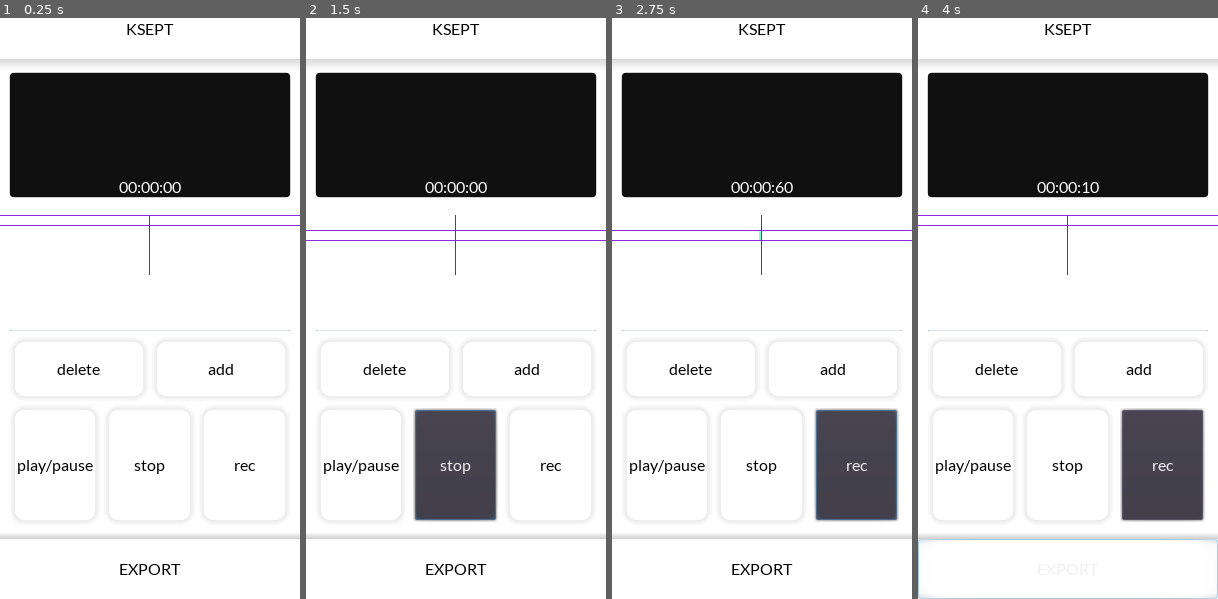
Above: before the commit, frames 1-4 (left to right).
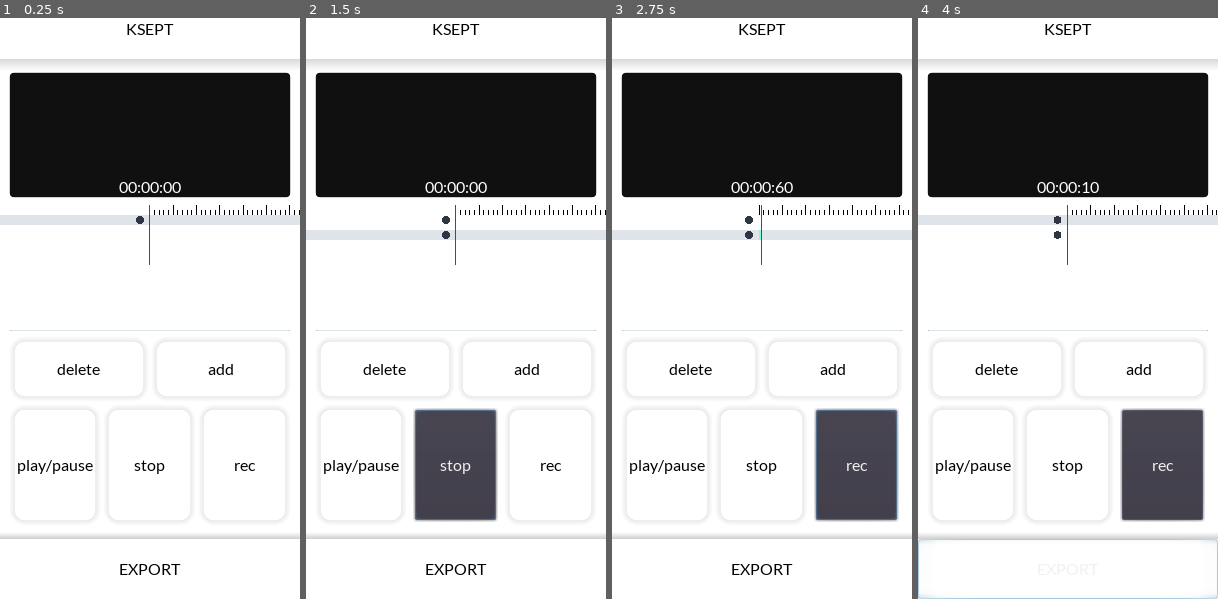
Above: after the commit, the same moments.

Repository: kahagino/ksept_recorder
Game: Godot game, scene res://scenes/main.tscn
Same seed, same stepped clock (60 frames per second), same inputs: the game is played once before the commit and once after it.
Inputs:
- Up to frame 1 (0.25 s): no input
- Up to frame 2 (1.5 s): click "add" at 0.5 s; click "stop" at 1.25 s
- Up to frame 3 (2.75 s): click "rec" at 2 s
- Up to frame 4 (4 s): tap Enter (ui_accept) at 2.75, 3.02, 3.77 s; hold Right (ui_right) 2.78-3.53 s; hold Down (ui_down) from 3.53 s (still down)

The runs differ from the first frame. In frame 1, 2.0% of the frame differs, in the area x 0-100%, y 32-45%; in frame 2, 2.0%; in frame 3, 2.0%; in frame 4, 2.0%.

Commit message:
🚧 added time scale ui

Diff:
--- a/ui_components/tracks_ui.gd
+++ b/ui_components/tracks_ui.gd
@@ -12,15 +12,17 @@
 	Global.audio_manager.connect("cursor_updated", self, "_on_cursor_updated")
 
 func _draw()->void:
+	_draw_time_scale()
+	_draw_focused_track(Global.get_focused_track_index())
+
 	var tracks = Global.get_tracks()
 	for i in range(tracks.size()):
+		_draw_track_circle(i) # to indicate that a track is available
 		if tracks[i].is_defined():
 			_draw_track(tracks[i].start_t_stamp, tracks[i].end_t_stamp, i)
 		elif tracks[i].is_start_set:
 			# dynamic size when recording:
 			_draw_track(tracks[i].start_t_stamp, Global.get_cursor_pos(), i)
-
-	_draw_focused_track(Global.get_focused_track_index())
 
 	_draw_cursor()
 
@@ -39,6 +41,7 @@
 	return rect_size.x / 60.0
 
 func _draw_track(start_t_stamp:float, end_t_stamp:float, i:int)->FuncRef:
+	print("draw track")
 	var time_to_pos_scale = get_time_to_pos_scale()
 	var track_start_pos = time_to_pos_scale * start_t_stamp
 	var track_end_pos = time_to_pos_scale * end_t_stamp
@@ -52,16 +55,22 @@
 		Color.aquamarine,
 		true)
 
+func _draw_track_circle(i:int)->FuncRef:
+	var rect_pos = get_time_to_pos_scale() * view_offset + view_pos + Vector2(
+		-10,
+		i * tracks_thickness +  i * v_separation + tracks_thickness/2)
+	return draw_circle(rect_pos, 4.0, Color("#2f3542"))
+
 func _draw_cursor()->FuncRef:
 	var time_to_pos_scale = get_time_to_pos_scale()
-	var line_pos_up = view_offset * time_to_pos_scale
+	var line_pos_up = view_offset * time_to_pos_scale + Vector2(0, -10)
 	var line_pos_down = line_pos_up + Vector2(0, 60)
 	return draw_line(line_pos_up, line_pos_down, Color.red, 1.0)
 
 func _draw_focused_track(focused_track_index:int)->FuncRef:
 	var time_to_pos_scale = get_time_to_pos_scale()
-	var track_start_pos = -50
-	var track_end_pos = time_to_pos_scale * view_scale + 50
+	var track_start_pos = -10*get_time_to_pos_scale()
+	var track_end_pos = time_to_pos_scale * view_scale +10*get_time_to_pos_scale()
 	var thickness_pos = focused_track_index * tracks_thickness
 	var separation_pos = focused_track_index * v_separation
 	var rect_pos = Vector2(
@@ -71,5 +80,26 @@
 		Rect2(
 			rect_pos,
 			Vector2(track_end_pos - track_start_pos, tracks_thickness)),
-		Color.blueviolet,
-		false)
+		Color("#dfe4ea"),
+		true)
+
+func _draw_time_scale()->void:
+	var time_to_pose_scale = get_time_to_pos_scale()
+	# 5 secs lines
+	for i in range(0, 61, 5):
+		var line_pos_x = view_pos.x + i * time_to_pose_scale
+		var line_offset = view_offset * time_to_pose_scale
+		draw_line(
+			line_offset + Vector2(line_pos_x, 0),
+			line_offset + Vector2(line_pos_x, -10),
+			Color.black
+			)
+	# 1 sec lines
+	for i in range(0, 61, 1):
+		var line_pos_x = view_pos.x + i * time_to_pose_scale
+		var line_offset = view_offset * time_to_pose_scale
+		draw_line(
+			line_offset + Vector2(line_pos_x, 0),
+			line_offset + Vector2(line_pos_x, -5),
+			Color.black
+			)
